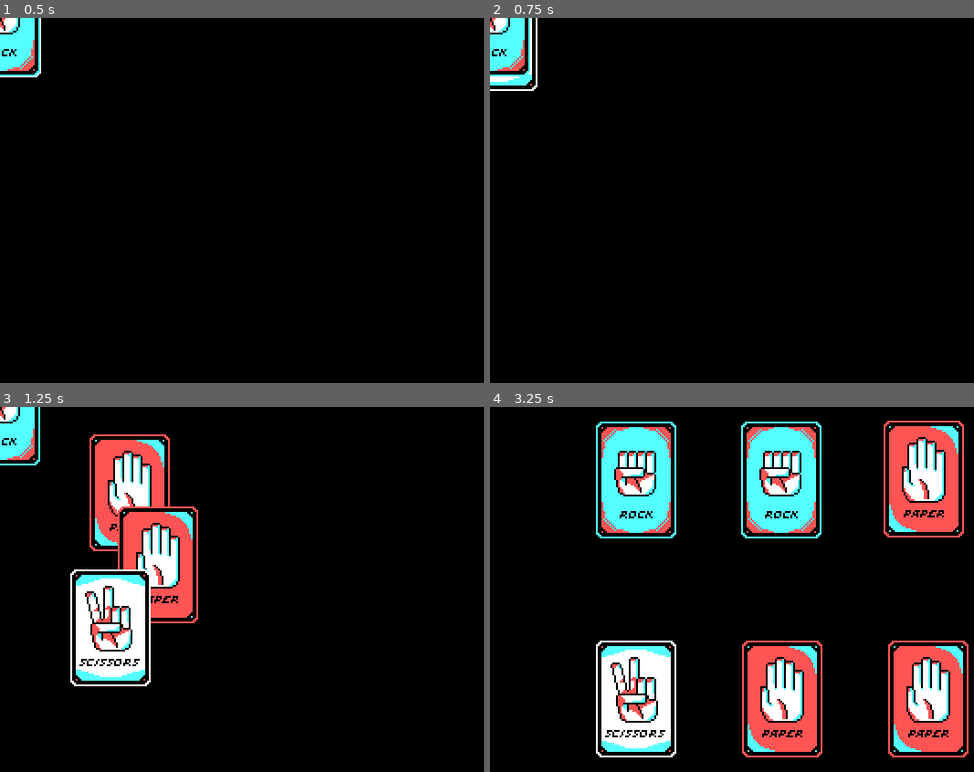
Above: before the commit, frames 1-4 (two rows, left to right).
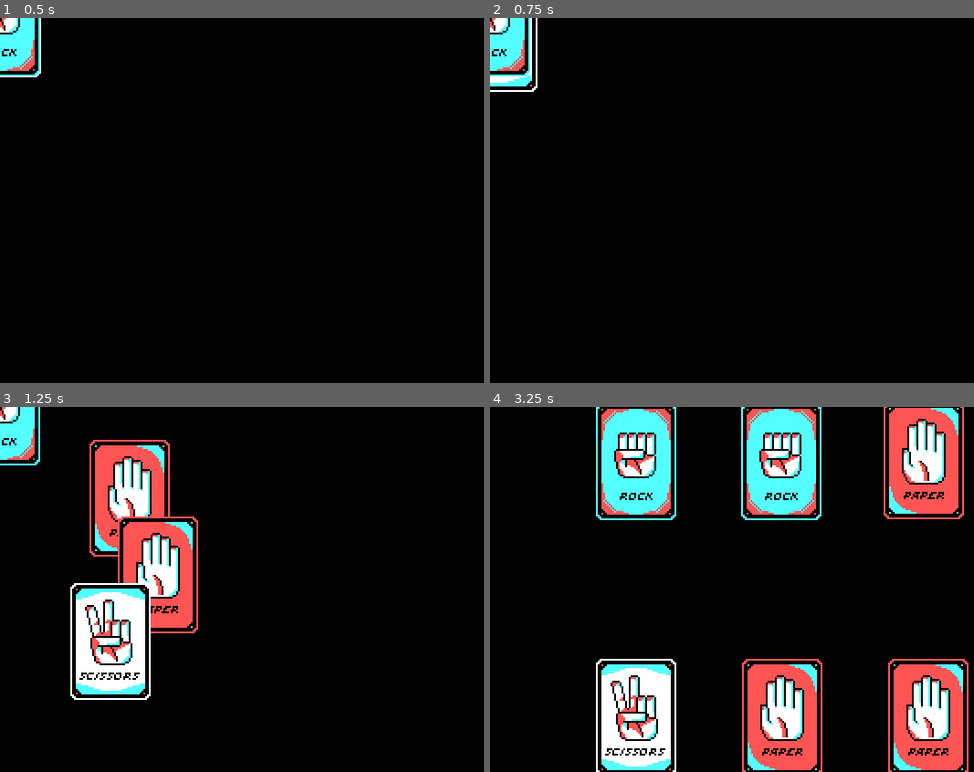
Above: after the commit, the same moments.

Repository: enunezs/EC2020GameJam
Game: Godot game, scene res://Game.tscn
Two runs of this game, one before a commit and one after it. Both use one fixed random seed, a clock stepped at 60 frames per second and the inputs below. The project has no main scene, so this scene is started directly.
Inputs (mouse positions are in pixels of both pictures, inside the frame that each line leads up to):
- Up to frame 1 (0.5 s): no input
- Up to frame 2 (0.75 s): tap Enter at 0.5 s; move the mouse to (490, 18) at 0.52 s; click (490, 18) at 0.67 s
- Up to frame 3 (1.25 s): no input
- Up to frame 4 (3.25 s): move the mouse to (649, 563) at 1.27 s; click (649, 563) at 1.42 s; move the mouse to (494, 407) at 2.02 s; click (494, 407) at 2.17 s; move the mouse to (741, 450) at 2.77 s; click (741, 450) at 2.92 s

Frame 1 is identical in both runs. In frame 2, less than 0.1% of the frame differs, in the area x 0-10%, y 15-21%; in frame 3, 5.3%; in frame 4, 18%, in the area x 21-99%, y 0-100%.

Commit message:
Selecting card works. Needs refactor

Diff:
--- a/Cards/CardBase.gd
+++ b/Cards/CardBase.gd
@@ -54,12 +54,20 @@
 	and event.button_index == BUTTON_LEFT \
 	and event.is_pressed():
 		self.on_click()
+	else:
+		self.on_hover()
 
 
 func on_click():
 	#tell parent
-	print("CLICK")
+	#print("CLICK")
+	get_parent().card_click(self)
+
+func on_hover():
+	#tell parent
+	#print("HOVER")
 	pass
+
 
 
 func move_to(target):
--- a/Game.tscn
+++ b/Game.tscn
@@ -21,10 +21,16 @@
 [node name="Counter" type="Node2D" parent="."]
 
 [node name="PlayerCards" type="Node2D" parent="."]
-position = Vector2( 160, 160 )
+position = Vector2( 160, 170 )
+
+[node name="PlayerActiveCard" type="Node2D" parent="."]
+position = Vector2( 200, 100 )
 
 [node name="CPUCards" type="Node2D" parent="."]
-position = Vector2( 160, 40 )
+position = Vector2( 160, 30 )
+
+[node name="CPUActiveCard" type="Node2D" parent="."]
+position = Vector2( 120, 100 )
 
 [node name="StartCards" type="Node2D" parent="."]
 position = Vector2( 160, 100 )
--- a/MainGame.gd
+++ b/MainGame.gd
@@ -16,7 +16,11 @@
 # coordinates / nodes for cards
 
 onready var n_player_cards = $PlayerCards
+onready var n_player_active_card = $PlayerActiveCard
+
 onready var n_cpu_cards = $CPUCards
+onready var n_cpu_active_card = $CPUActiveCard
+
 onready var n_start_cards = $StartCards
 
 
@@ -76,6 +80,8 @@
 
 	#flip CPU cards
 	flip_cards(cpu_deck, DOWN)
+	is_playing = true
+
 
 
 	#TODO: CPU picks card
@@ -101,7 +107,6 @@
 	#CPU pick
 	cpu_card = CPU_pick()
 	#Move card to center
-	cpu_card.move_to(n_start_cards.position)
 
 
 
@@ -110,8 +115,33 @@
 	var index = randi() % cpu_deck.size()
 	var card = cpu_deck[index]
 	cpu_deck.remove(index)
+	card.move_to(n_cpu_active_card.position)
 
 	return card
+
+
+func Player_pick(card):
+	player_deck.erase(card)
+	player_card = card
+	card.move_to(n_player_active_card.position)
+
+	battle_cards(player_card, cpu_card)
+
+
+
+func card_click(card):
+
+	if not is_playing:
+		return
+
+
+
+	if card in player_deck:
+		#select card
+		Player_pick(card)
+		pass
+
+
 
 
 func generate_random_deck(size):
@@ -180,9 +210,14 @@
 
 #Returns WIN if player card wins, LOSE if cpu wins
 func battle_cards(player_card, cpu_card):
-	if player_card == cpu_card:
+
+	var p_type = player_card.card_type
+	var cpu_type = cpu_card.card_type
+
+
+	if p_type == cpu_type:
 		return DRAW
-	if player_card-cpu_card ==1 or player_card-cpu_card ==-2:
+	if p_type-cpu_type ==1 or p_type-cpu_type ==-2:
 		return WIN
 
 	return LOSE
